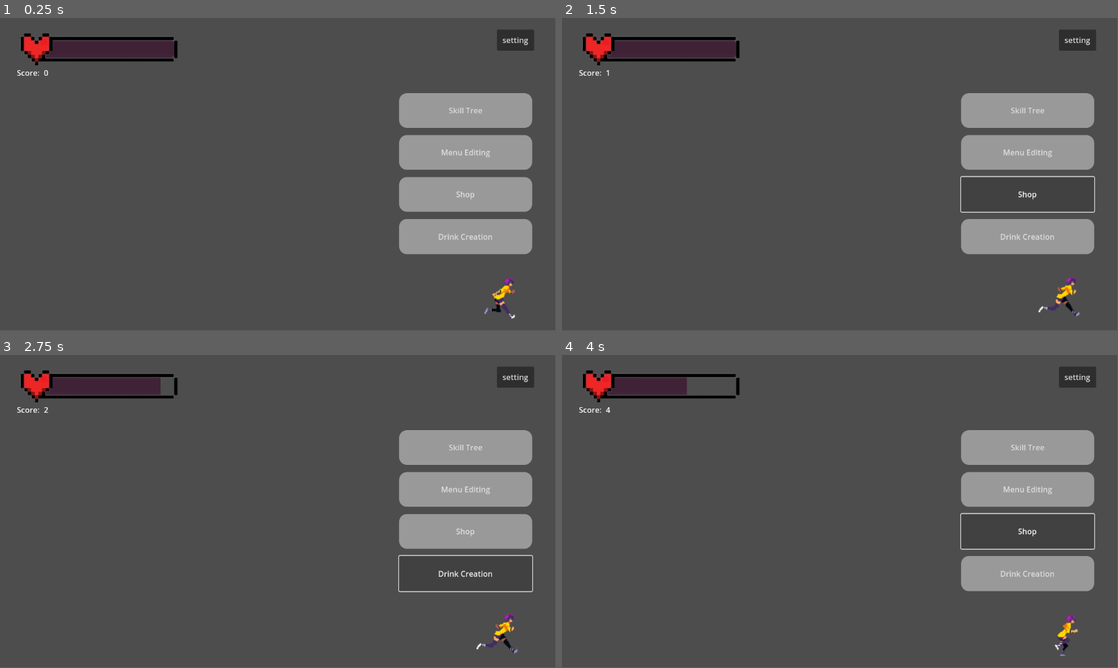
Above: before the commit, frames 1-4 (two rows, left to right).
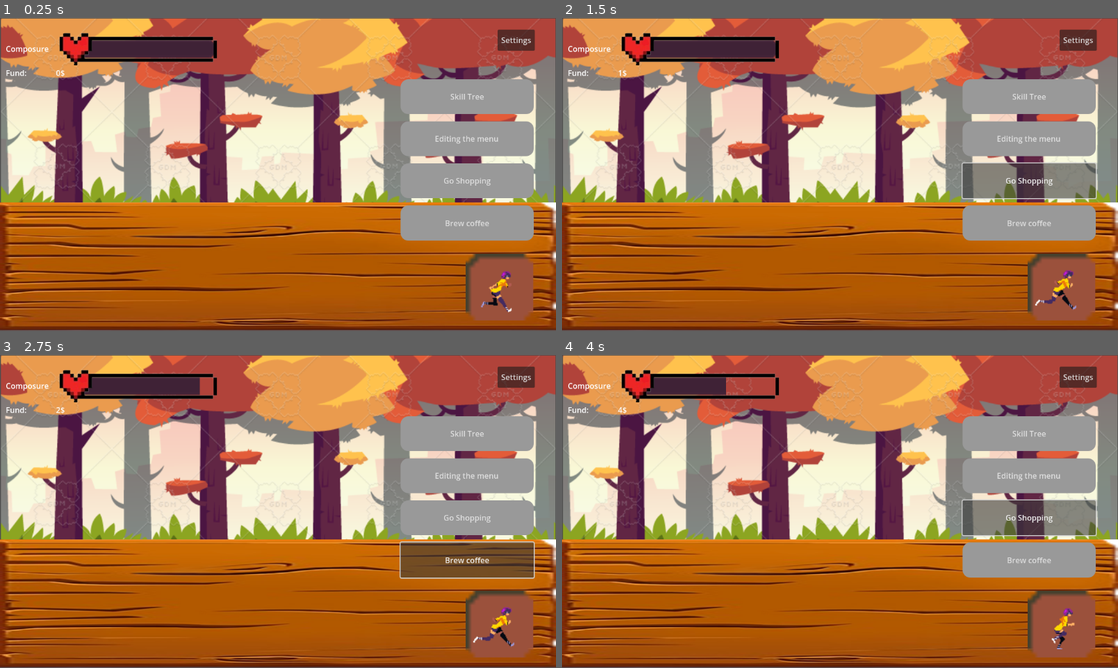
Above: after the commit, the same moments.

Repository: Xgpmcnp/GameJamDropouts
Game: Godot game, scene res://CustomerServiceScreen/Screen/customer_service_scene.tscn
The game is run twice, just before and just after one commit, with the same random seed, the same clock (stepped at 60 frames per second) and the same inputs. Before the commit the project starts from res://customer_service_scene.tscn.
Inputs:
- Up to frame 1 (0.25 s): no input
- Up to frame 2 (1.5 s): click "Menu Editing" (after the commit: "Editing the menu") at 0.5 s; click "Shop" (after the commit: "Go Shopping") at 1.25 s
- Up to frame 3 (2.75 s): click "Drink Creation" (after the commit: "Brew coffee") at 2 s
- Up to frame 4 (4 s): click "setting" (after the commit: "Settings") at 2.75 s; click "Shop" (after the commit: "Go Shopping") at 3.5 s
The window is 799x449 before the commit and 800x450 after it. Grey fills any space a smaller window leaves; there, only what the larger window draws over its background counts as a difference.

The runs differ from the first frame. In frame 1, 91% of the frame differs, in the area x 0-100%, y 0-100%; in frame 2, 93%; in frame 3, 93%; in frame 4, 94%.

Commit message:
Reorganize the project structure, Adding gameplay elements( Player, World object)
- Reorganize the project structure
- Completely JAM-62 task, rewrite name for the UI.
- Adding the background, the desk, the frame for the player avatar icon.
- Adding placeholder for quick and easy modified in the future.

Diff:
--- a/customer_service_GUI.tscn
+++ b/CustomerServiceScreen/Screen/customer_service_GUI.tscn
@@ -1,8 +1,8 @@
 [gd_scene load_steps=5 format=3 uid="uid://td5fxgjpepik"]
 
-[ext_resource type="Script" uid="uid://dt2j1cx2lk35g" path="res://customer_service_GUI.gd" id="1_bgrba"]
-[ext_resource type="Texture2D" uid="uid://blhwquxfbkg77" path="res://texture/heart_frame-removebg-preview.png" id="2_ifaw8"]
-[ext_resource type="Texture2D" uid="uid://d1nwkn25r5ls2" path="res://texture/HealthBar.png" id="3_tj5qr"]
+[ext_resource type="Script" uid="uid://dt2j1cx2lk35g" path="res://CustomerServiceScreen/Script/customer_service_GUI.gd" id="1_bgrba"]
+[ext_resource type="Texture2D" uid="uid://blhwquxfbkg77" path="res://CustomerServiceScreen/texture/heart_frame-placeholder.png" id="2_ifaw8"]
+[ext_resource type="Texture2D" uid="uid://d1nwkn25r5ls2" path="res://CustomerServiceScreen/texture/HealthBarProgressPlaceholder.png" id="3_tj5qr"]
 
 [sub_resource type="StyleBoxFlat" id="StyleBoxFlat_urgjv"]
 corner_radius_top_left = 16
@@ -26,6 +26,10 @@
 anchor_top = 0.24
 anchor_right = 0.959
 anchor_bottom = 0.756
+offset_left = 1.71204
+offset_top = -28.52
+offset_right = 1.71204
+offset_bottom = -28.52
 grow_horizontal = 2
 grow_vertical = 2
 theme_override_constants/separation = 15
@@ -40,19 +44,19 @@
 layout_mode = 2
 size_flags_vertical = 3
 theme_override_styles/normal = SubResource("StyleBoxFlat_urgjv")
-text = "Menu Editing"
+text = "Editing the menu"
 
 [node name="Shop" type="Button" parent="InteractButtonContainer"]
 layout_mode = 2
 size_flags_vertical = 3
 theme_override_styles/normal = SubResource("StyleBoxFlat_urgjv")
-text = "Shop"
+text = "Go Shopping"
 
 [node name="DrinkCreation" type="Button" parent="InteractButtonContainer"]
 layout_mode = 2
 size_flags_vertical = 3
 theme_override_styles/normal = SubResource("StyleBoxFlat_urgjv")
-text = "Drink Creation"
+text = "Brew coffee"
 
 [node name="Setting" type="Button" parent="."]
 layout_mode = 1
@@ -64,33 +68,53 @@
 offset_left = -46.0
 offset_bottom = 44.0
 grow_horizontal = 0
-text = "setting"
+text = "Settings"
 
 [node name="StatusContainer" type="VBoxContainer" parent="."]
 layout_mode = 1
 anchors_preset = -1
-anchor_left = 0.03
+anchor_left = 0.01
 anchor_top = 0.046
-anchor_right = 0.093
+anchor_right = 0.065
 anchor_bottom = 0.046
 offset_right = 409.0
 offset_bottom = 87.0
 
-[node name="SanityBar" type="TextureProgressBar" parent="StatusContainer"]
+[node name="SanityContainer" type="HBoxContainer" parent="StatusContainer"]
 layout_mode = 2
+
+[node name="RichTextLabel" type="RichTextLabel" parent="StatusContainer/SanityContainer"]
+custom_minimum_size = Vector2(100, 0)
+layout_mode = 2
+size_flags_horizontal = 3
+size_flags_stretch_ratio = 1.5
+text = "Composure"
+fit_content = true
+vertical_alignment = 1
+
+[node name="SanityBar" type="TextureProgressBar" parent="StatusContainer/SanityContainer"]
+custom_minimum_size = Vector2(380, 0)
+layout_mode = 2
+size_flags_horizontal = 3
 value = 100.0
 texture_over = ExtResource("2_ifaw8")
 texture_progress = ExtResource("3_tj5qr")
 
-[node name="HBoxContainer" type="HBoxContainer" parent="StatusContainer"]
+[node name="MoneyContainer" type="HBoxContainer" parent="StatusContainer"]
 layout_mode = 2
 
-[node name="StaticScoreLabel" type="Label" parent="StatusContainer/HBoxContainer"]
+[node name="StaticMoneyLabel" type="RichTextLabel" parent="StatusContainer/MoneyContainer"]
+custom_minimum_size = Vector2(100, 0)
 layout_mode = 2
-text = "Score: "
+size_flags_horizontal = 3
+size_flags_stretch_ratio = 1.5
+text = "Fund: "
+fit_content = true
 
-[node name="ScoreLabel" type="Label" parent="StatusContainer/HBoxContainer"]
+[node name="MoneyValueLabel" type="Label" parent="StatusContainer/MoneyContainer"]
+custom_minimum_size = Vector2(380, 0)
 layout_mode = 2
+size_flags_horizontal = 3
 
 [connection signal="pressed" from="InteractButtonContainer/SkillTree" to="." method="_on_skill_tree_pressed"]
 [connection signal="pressed" from="InteractButtonContainer/MenuEditing" to="." method="_on_menu_editing_pressed"]
--- /dev/null
+++ b/CustomerServiceScreen/Screen/customer_service_scene.tscn
@@ -0,0 +1,105 @@
+[gd_scene load_steps=15 format=3 uid="uid://th3nm1864cdr"]
+
+[ext_resource type="Texture2D" uid="uid://s66untgrfycf" path="res://CustomerServiceScreen/texture/BackGroundPlaceholder.png" id="1_0ev6u"]
+[ext_resource type="PackedScene" uid="uid://td5fxgjpepik" path="res://CustomerServiceScreen/Screen/customer_service_GUI.tscn" id="1_0m4uw"]
+[ext_resource type="Script" uid="uid://7ag8xgn8apos" path="res://CustomerServiceScreen/player.gd" id="2_0ev6u"]
+[ext_resource type="Texture2D" uid="uid://dwfrn2y3027va" path="res://CustomerServiceScreen/texture/table_placeholder.png" id="2_ov8q5"]
+[ext_resource type="Texture2D" uid="uid://dj7ldvstp2x48" path="res://CustomerServiceScreen/texture/annoyed_placeholder1.png" id="3_1oxsr"]
+[ext_resource type="Texture2D" uid="uid://l7j60ljw1mhj" path="res://CustomerServiceScreen/texture/nine_path_panel_interior.png" id="3_ov8q5"]
+[ext_resource type="Texture2D" uid="uid://bb4c6rwjnklow" path="res://CustomerServiceScreen/texture/annoyed_placeholder2.png" id="4_ov8q5"]
+[ext_resource type="Texture2D" uid="uid://u3yfl17vt1ek" path="res://CustomerServiceScreen/texture/depressplaceholder1.png" id="5_pshui"]
+[ext_resource type="Texture2D" uid="uid://bcpjgr8pjjco6" path="res://CustomerServiceScreen/texture/depressplaceholder2.png" id="6_baqgh"]
+[ext_resource type="Texture2D" uid="uid://q7j0phglm6gl" path="res://CustomerServiceScreen/texture/happy_placeholder1.png" id="7_pumnu"]
+[ext_resource type="Texture2D" uid="uid://bqydad5o4oaoi" path="res://CustomerServiceScreen/texture/happy_placeholder2.png" id="8_hd5lr"]
+[ext_resource type="Texture2D" uid="uid://cp0cfoclsejft" path="res://CustomerServiceScreen/texture/stress_placeholder1.png" id="9_llfs1"]
+[ext_resource type="Texture2D" uid="uid://3tqt46sxfa0d" path="res://CustomerServiceScreen/texture/stress_placeholder2.png" id="10_7ph5a"]
+
+[sub_resource type="SpriteFrames" id="SpriteFrames_pg8p4"]
+animations = [{
+"frames": [{
+"duration": 1.0,
+"texture": ExtResource("3_1oxsr")
+}, {
+"duration": 1.0,
+"texture": ExtResource("4_ov8q5")
+}],
+"loop": true,
+"name": &"annoyed",
+"speed": 5.0
+}, {
+"frames": [],
+"loop": true,
+"name": &"default",
+"speed": 5.0
+}, {
+"frames": [{
+"duration": 1.0,
+"texture": ExtResource("5_pshui")
+}, {
+"duration": 1.0,
+"texture": ExtResource("6_baqgh")
+}],
+"loop": true,
+"name": &"depress",
+"speed": 5.0
+}, {
+"frames": [{
+"duration": 1.0,
+"texture": ExtResource("7_pumnu")
+}, {
+"duration": 1.0,
+"texture": ExtResource("8_hd5lr")
+}],
+"loop": true,
+"name": &"happy",
+"speed": 10.0
+}, {
+"frames": [{
+"duration": 1.0,
+"texture": ExtResource("9_llfs1")
+}, {
+"duration": 1.0,
+"texture": ExtResource("10_7ph5a")
+}],
+"loop": true,
+"name": &"stress",
+"speed": 5.0
+}]
+
+[node name="CustomerServiceScene" type="Node2D"]
+
+[node name="World" type="Node2D" parent="."]
+
+[node name="Background" type="Sprite2D" parent="World"]
+position = Vector2(576.5, 322.5)
+scale = Vector2(1.64143, 1.6075)
+texture = ExtResource("1_0ev6u")
+
+[node name="Table" type="Sprite2D" parent="World"]
+position = Vector2(576, 514.75)
+scale = Vector2(5.76, 1.40476)
+texture = ExtResource("2_ov8q5")
+
+[node name="Character" type="Node2D" parent="."]
+
+[node name="Player" type="Node2D" parent="Character"]
+position = Vector2(-8, -15)
+script = ExtResource("2_0ev6u")
+
+[node name="Sprite2D" type="Sprite2D" parent="Character/Player"]
+position = Vector2(1043, 572)
+scale = Vector2(8.79687, 8.64063)
+texture = ExtResource("3_ov8q5")
+
+[node name="AnimatedSprite2D" type="AnimatedSprite2D" parent="Character/Player"]
+position = Vector2(1040, 565)
+scale = Vector2(1.80282, 1.77612)
+sprite_frames = SubResource("SpriteFrames_pg8p4")
+animation = &"depress"
+frame_progress = 0.787128
+
+[node name="GUI" type="CanvasLayer" parent="."]
+
+[node name="CustomerServiceGUI" parent="GUI" instance=ExtResource("1_0m4uw")]
+
+[connection signal="health_changed" from="Character/Player" to="GUI/CustomerServiceGUI" method="_on_player_health_changed"]
--- a/customer_service_GUI.gd
+++ b/CustomerServiceScreen/Script/customer_service_GUI.gd
@@ -3,8 +3,8 @@
 var current_score: int = 0
 var score_timer: float = 0.0
 var score_interval: float = 1.0  # increase every 1 second
-@onready var sanity_bar: TextureProgressBar = $StatusContainer/SanityBar
-@onready var score_label: Label = $StatusContainer/HBoxContainer/ScoreLabel
+@onready var sanity_bar: TextureProgressBar = $StatusContainer/SanityContainer/SanityBar
+@onready var money_value: Label = $StatusContainer/MoneyContainer/MoneyValueLabel
 
 # Called when the node enters the scene tree for the first time.
 func _ready() -> void:
@@ -16,7 +16,7 @@
 	if score_timer >= score_interval:
 		current_score += 1
 		score_timer -= score_interval
-	score_label.text = str(current_score)
+	money_value.text = str(current_score) + "$"
 
 func _on_menu_editing_pressed() -> void:
 	print("You clicked the Menu Editing Button")
--- a/customer_service_scene.tscn
+++ /dev/null
@@ -1,84 +0,0 @@
-[gd_scene load_steps=12 format=3 uid="uid://th3nm1864cdr"]
-
-[ext_resource type="PackedScene" uid="uid://td5fxgjpepik" path="res://customer_service_GUI.tscn" id="1_urgjv"]
-[ext_resource type="Script" uid="uid://7ag8xgn8apos" path="res://player.gd" id="2_6nfhc"]
-[ext_resource type="Texture2D" uid="uid://q7j0phglm6gl" path="res://texture/run-1.png" id="2_d8q1g"]
-[ext_resource type="Texture2D" uid="uid://bqydad5o4oaoi" path="res://texture/run-2.png" id="3_6nfhc"]
-[ext_resource type="Texture2D" uid="uid://dj7ldvstp2x48" path="res://texture/run-3.png" id="4_5um75"]
-[ext_resource type="Texture2D" uid="uid://bb4c6rwjnklow" path="res://texture/run-4.png" id="5_tak08"]
-[ext_resource type="Texture2D" uid="uid://cp0cfoclsejft" path="res://texture/run-5.png" id="6_ns8ur"]
-[ext_resource type="Texture2D" uid="uid://3tqt46sxfa0d" path="res://texture/run-6.png" id="7_piuqq"]
-[ext_resource type="Texture2D" uid="uid://u3yfl17vt1ek" path="res://texture/run-7.png" id="8_8650w"]
-[ext_resource type="Texture2D" uid="uid://bcpjgr8pjjco6" path="res://texture/run-8.png" id="9_4vibo"]
-
-[sub_resource type="SpriteFrames" id="SpriteFrames_pg8p4"]
-animations = [{
-"frames": [{
-"duration": 1.0,
-"texture": ExtResource("4_5um75")
-}, {
-"duration": 1.0,
-"texture": ExtResource("5_tak08")
-}],
-"loop": true,
-"name": &"annoyed",
-"speed": 5.0
-}, {
-"frames": [],
-"loop": true,
-"name": &"default",
-"speed": 5.0
-}, {
-"frames": [{
-"duration": 1.0,
-"texture": ExtResource("8_8650w")
-}, {
-"duration": 1.0,
-"texture": ExtResource("9_4vibo")
-}],
-"loop": true,
-"name": &"depress",
-"speed": 5.0
-}, {
-"frames": [{
-"duration": 1.0,
-"texture": ExtResource("2_d8q1g")
-}, {
-"duration": 1.0,
-"texture": ExtResource("3_6nfhc")
-}],
-"loop": true,
-"name": &"happy",
-"speed": 10.0
-}, {
-"frames": [{
-"duration": 1.0,
-"texture": ExtResource("6_ns8ur")
-}, {
-"duration": 1.0,
-"texture": ExtResource("7_piuqq")
-}],
-"loop": true,
-"name": &"stress",
-"speed": 5.0
-}]
-
-[node name="CustomerServiceScene" type="Node2D"]
-
-[node name="GUI" type="CanvasLayer" parent="."]
-
-[node name="CustomerServiceGUI" parent="GUI" instance=ExtResource("1_urgjv")]
-
-[node name="Character" type="Node2D" parent="."]
-
-[node name="Player" type="Node2D" parent="Character"]
-script = ExtResource("2_6nfhc")
-
-[node name="AnimatedSprite2D" type="AnimatedSprite2D" parent="Character/Player"]
-position = Vector2(1040, 565)
-scale = Vector2(1.80282, 1.77612)
-sprite_frames = SubResource("SpriteFrames_pg8p4")
-animation = &"depress"
-frame_progress = 0.787128
-
-[connection signal="health_changed" from="Character/Player" to="GUI/CustomerServiceGUI" method="_on_player_health_changed"]
--- a/project.godot
+++ b/project.godot
@@ -14,3 +14,7 @@
 run/main_scene="uid://th3nm1864cdr"
 config/features=PackedStringArray("4.4", "Forward Plus")
 config/icon="res://icon.svg"
+
+[display]
+
+window/stretch/mode="viewport"
Renamed: customer_service_GUI.gd.uid -> CustomerServiceScreen/Script/customer_service_GUI.gd.uid
Renamed: player.gd -> CustomerServiceScreen/player.gd
Renamed: player.gd.uid -> CustomerServiceScreen/player.gd.uid
Binary file added: CustomerServiceScreen/texture/BackGroundPlaceholder.png
Not shown, changed: CustomerServiceScreen/texture/BackGroundPlaceholder.png.import
Renamed: texture/HealthBar.png -> CustomerServiceScreen/texture/HealthBarProgressPlaceholder.png
Not shown, changed: CustomerServiceScreen/texture/HealthBarProgressPlaceholder.png.import
Renamed: texture/run-3.png -> CustomerServiceScreen/texture/annoyed_placeholder1.png
Not shown, changed: CustomerServiceScreen/texture/annoyed_placeholder1.png.import
Renamed: texture/run-4.png -> CustomerServiceScreen/texture/annoyed_placeholder2.png
Not shown, changed: CustomerServiceScreen/texture/annoyed_placeholder2.png.import
Renamed: texture/run-7.png -> CustomerServiceScreen/texture/depressplaceholder1.png
(and 19 more such lines)
